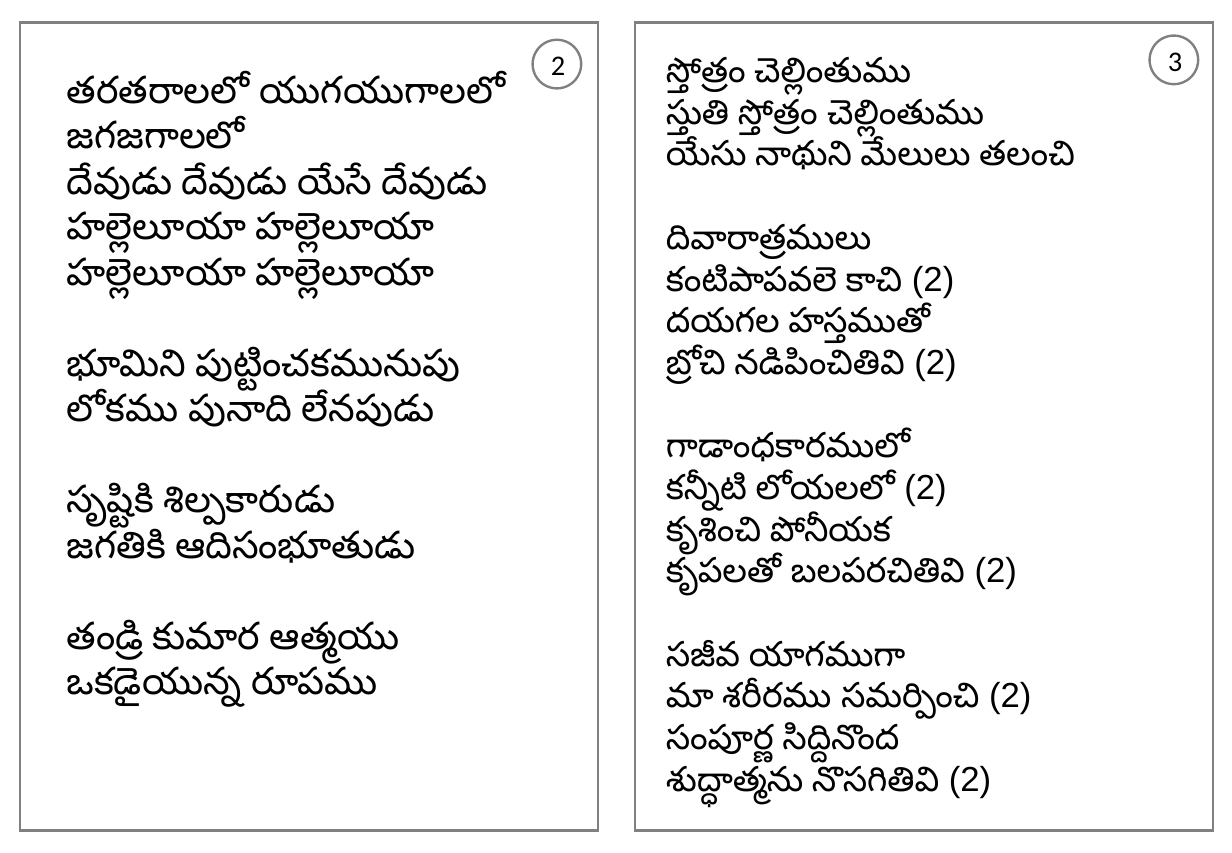
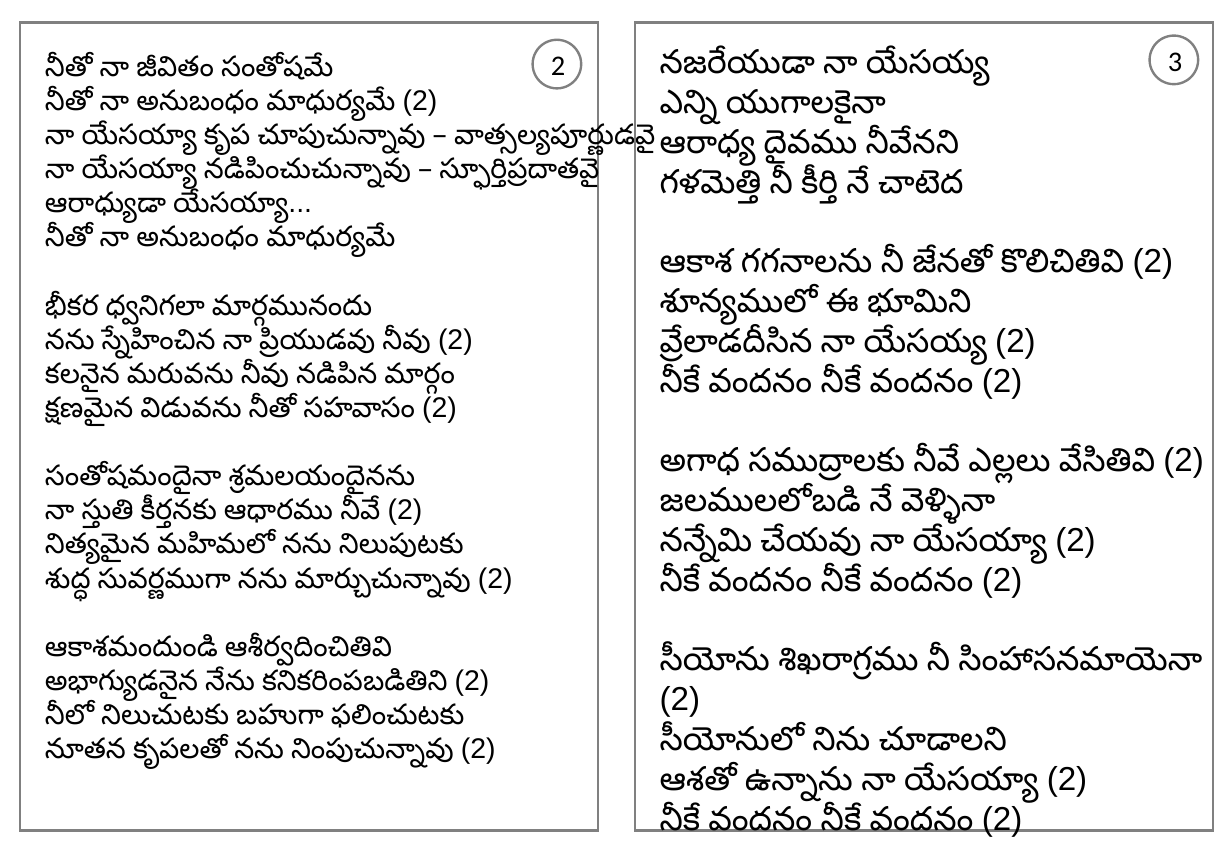
Before and after one commit to venu-webdev/songsDb, a slide deck: slide 2 of songsTemplate.pptx. Drawn at 1232x853 pixels with LibreOffice and Linux fonts; fonts in the diff are those of the drawing. Boxes give left, top, right and bottom in pixels: in the first picture for what was removed or moved away, otherwise in the second. Text is boxed around its words. In the diff, an @@ line names an element or a change of style, - is before the commit and + after.

```diff
--- a/songsTemplate.pptx
+++ b/songsTemplate.pptx
@@ text at (45, 55, 655, 769): text changed; size 24 to 18 pt @@
-తరతరాలలో యుగయుగాలలో
-జగజగాలలో
-దేవుడు దేవుడు యేసే దేవుడు
-హల్లెలూయా హల్లెలూయా
-హల్లెలూయా హల్లెలూయా
-భూమిని పుట్టించకమునుపు
-లోకము పునాది లేనపుడు
-సృష్టికి శిల్పకారుడు
-జగతికి ఆదిసంభూతుడు
-తండ్రి కుమార ఆత్మయు
-ఒకడైయున్న రూపము
+నీతో నా జీవితం సంతోషమే
+నీతో నా అనుబంధం మాధుర్యమే (2)
+నా యేసయ్యా కృప చూపుచున్నావు – వాత్సల్యపూర్ణుడవై
+నా యేసయ్యా నడిపించుచున్నావు – స్ఫూర్తిప్రదాతవై
+ఆరాధ్యుడా యేసయ్యా...
+నీతో నా అనుబంధం మాధుర్యమే
+భీకర ధ్వనిగలా మార్గమునందు
+నను స్నేహించిన నా ప్రియుడవు నీవు (2)
+కలనైన మరువను నీవు నడిపిన మార్గం
+క్షణమైన విడువను నీతో సహవాసం (2)
+సంతోషమందైనా శ్రమలయందైనను
+నా స్తుతి కీర్తనకు ఆధారము నీవే (2)
+నిత్యమైన మహిమలో నను నిలుపుటకు
+శుద్ధ సువర్ణముగా నను మార్చుచున్నావు (2)
+ఆకాశమందుండి ఆశీర్వదించితివి
+అభాగ్యుడనైన నేను కనికరింపబడితిని (2)
+నీలో నిలుచుటకు బహుగా ఫలించుటకు
+నూతన కృపలతో నను నింపుచున్నావు (2)
@@ text at (660, 49, 1204, 805): text changed; size 22 to 21 pt @@
-స్తోత్రం చెల్లింతుము
-స్తుతి స్తోత్రం చెల్లింతుము
-యేసు నాథుని మేలులు తలంచి
-దివారాత్రములు
-కంటిపాపవలె కాచి (2)
-దయగల హస్తముతో
-బ్రోచి నడిపించితివి (2)
-గాడాంధకారములో
-కన్నీటి లోయలలో (2)
-కృశించి పోనీయక
-కృపలతో బలపరచితివి (2)
-సజీవ యాగముగా
-మా శరీరము సమర్పించి (2)
-సంపూర్ణ సిద్దినొంద
-శుద్ధాత్మను నొసగితివి (2)
+నజరేయుడా నా యేసయ్య
+ఎన్ని యుగాలకైనా
+ఆరాధ్య దైవము నీవేనని
+గళమెత్తి నీ కీర్తి నే చాటెద
+ఆకాశ గగనాలను నీ జేనతో కొలిచితివి (2)
+శూన్యములో ఈ భూమిని
+వ్రేలాడదీసిన నా యేసయ్య (2)
+నీకే వందనం నీకే వందనం (2)
+అగాధ సముద్రాలకు నీవే ఎల్లలు వేసితివి (2)
+జలములలోబడి నే వెళ్ళినా
+నన్నేమి చేయవు నా యేసయ్యా (2)
+నీకే వందనం నీకే వందనం (2)
+సీయోను శిఖరాగ్రము నీ సింహాసనమాయెనా (2)
+సీయోనులో నిను చూడాలని
+ఆశతో ఉన్నాను నా యేసయ్యా (2)
+నీకే వందనం నీకే వందనం (2)
```
Also in this commit, not shown: 1 other slide changed, 4 other files.
